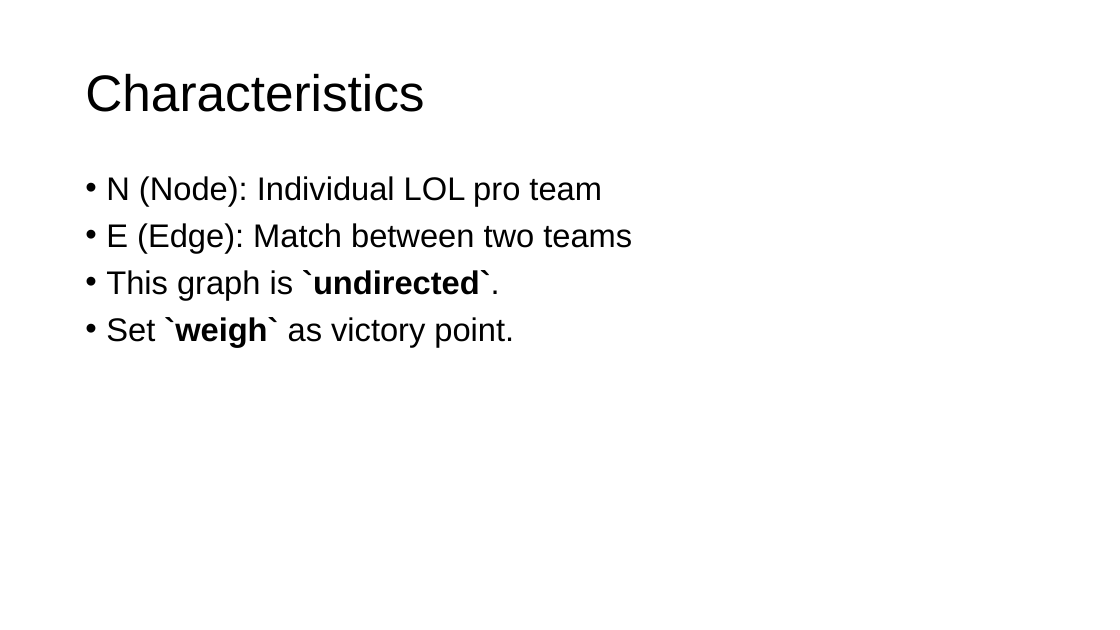
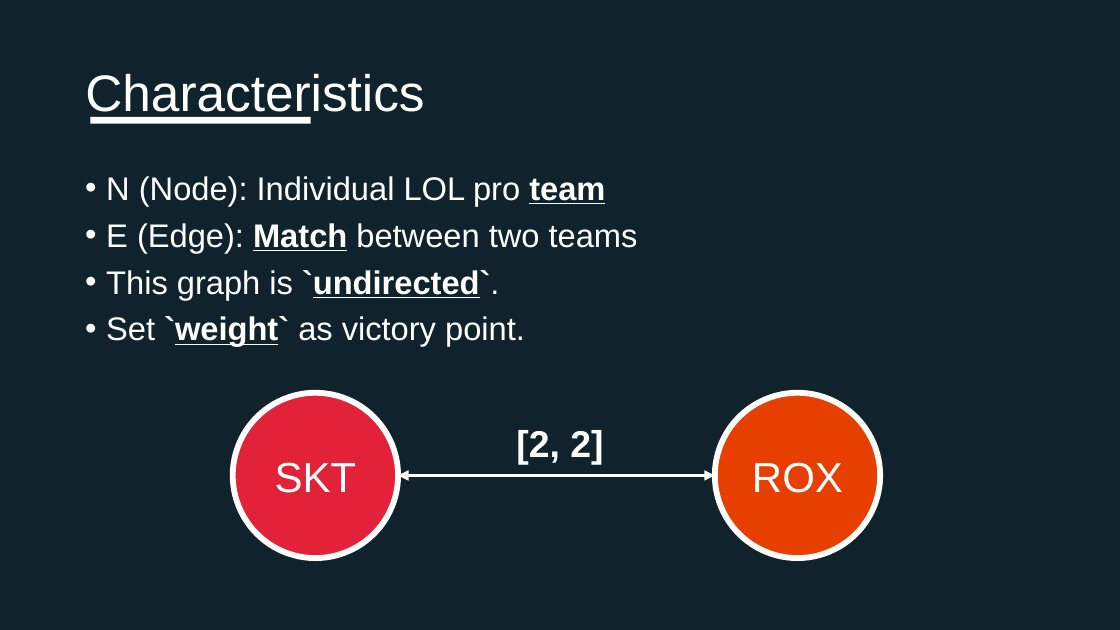
Before and after one commit to noahluftyang/data-structure-design-assignment, a slide deck: slide 8 of Assignment01 - League of Legends Match.pptx (slide 4 before the commit). Drawn at 1120x630 pixels with LibreOffice and Linux fonts; fonts in the diff are those of the drawing. Boxes give left, top, right and bottom in pixels: in the first picture for what was removed or moved away, otherwise in the second. Text is boxed around its words. In the diff, an @@ line names an element or a change of style, - is before the commit and + after.

Commit message:
Add design and more contents

```diff
--- a/Assignment01 - League of Legends Match.pptx
+++ b/Assignment01 - League of Legends Match.pptx
@@ rectangle added at (x1=0, y1=0, x2=1120, y2=630), fill #10232C @@
@@ title "Characteristics" at (x1=85, y1=73, x2=424, y2=121): text colour #000000 to #FFFFFF @@
@@ rectangle added at (x1=91, y1=117, x2=311, y2=124), fill #FFFFFF @@
@@ text at (x1=106, y1=176, x2=638, y2=299): text colour #000000 to #FFFFFF in "N (Node): Individual LOL pro team", "E (Edge): Match between two teams", "This graph is `undirected`."; bold on in "team", "Match"; underline on in "team", "Match", "`undirected`." @@
@@ text at (x1=106, y1=316, x2=525, y2=346): text changed; text colour #000000 to #FFFFFF @@
-• Set `weigh` as victory point.
+• Set `weight` as victory point.
@@ ellipse added at (x1=233, y1=393, x2=398, y2=559), fill #E12239, outline #FFFFFF 5 pt, 36 pt, text #FFFFFF @@
+SKT
@@ ellipse added at (x1=715, y1=393, x2=881, y2=559), fill #E73F00, outline #FFFFFF 5 pt, 36 pt, text #FFFFFF @@
+ROX
@@ text added at (x1=516, y1=430, x2=603, y2=465), 32 pt, text #FFFFFF, bold @@
+[2, 2]
@@ double arrow added from (398, 476) to (715, 476), #FFFFFF 3 pt @@
```
Also in this commit, not shown: 4 other slides changed, 5 slides added.
